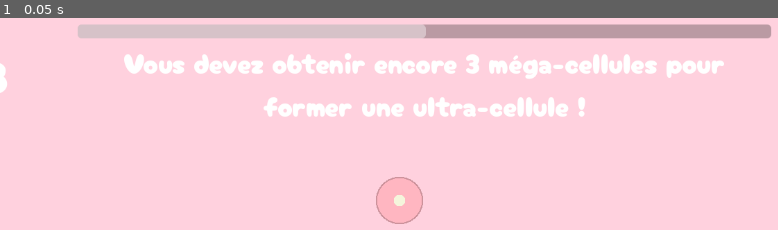
Above: before the commit, frame 1.
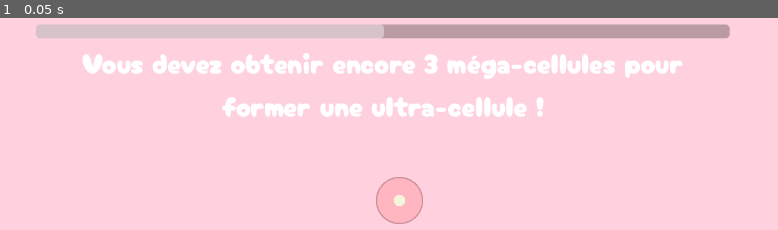
Above: after the commit, the same moment.

Repository: JungoQuentin/Doom2
Game: Godot game, scene res://main.tscn
The game is run twice, just before and just after one commit, with the same random seed, the same clock (stepped at 60 frames per second) and the same inputs.
Inputs:
- Up to frame 1 (0.05 s): no input

The runs differ from the first frame. In frame 1, 5.6% of the frame differs, in the area x 0-100%, y 2-47%.

Commit message:
feat: plug cells total

Diff:
--- a/node_2d.gd
+++ b/node_2d.gd
@@ -1,3 +1,4 @@
+class_name Doom2
 extends Node2D
 
 const CENTER:= Vector2i(1_000, 1_000)
--- a/ui.gd
+++ b/ui.gd
@@ -1,8 +1,16 @@
 extends CanvasLayer
+
+@onready var total_cells: Label = $TopBar/C1/TotalCells
+@onready var game: Doom2 = $"../Game"
 
 func _ready() -> void:
 	var reset_button: TextureButton = $TopBar/C3/Reset
 	reset_button.pressed.connect(on_click_reset)
 
+
+func _process(delta: float) -> void:
+	total_cells.text = str(game.coords.size())
+
+
 func on_click_reset() -> void:
 	get_tree().reload_current_scene()
